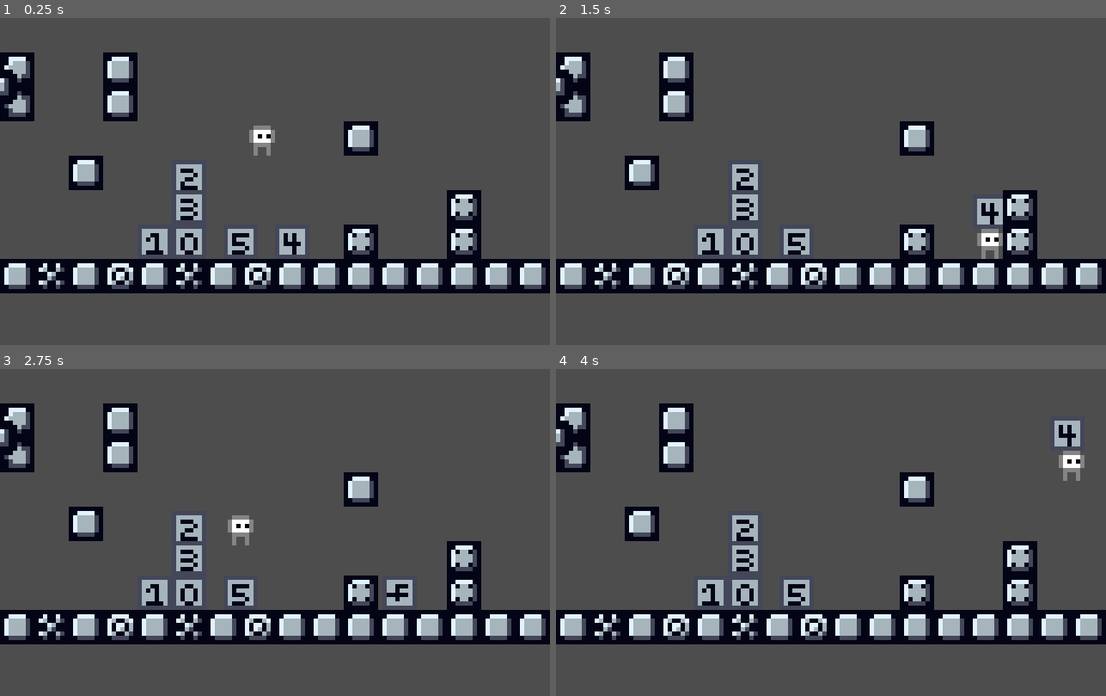
Above: before the commit, frames 1-4 (two rows, left to right).
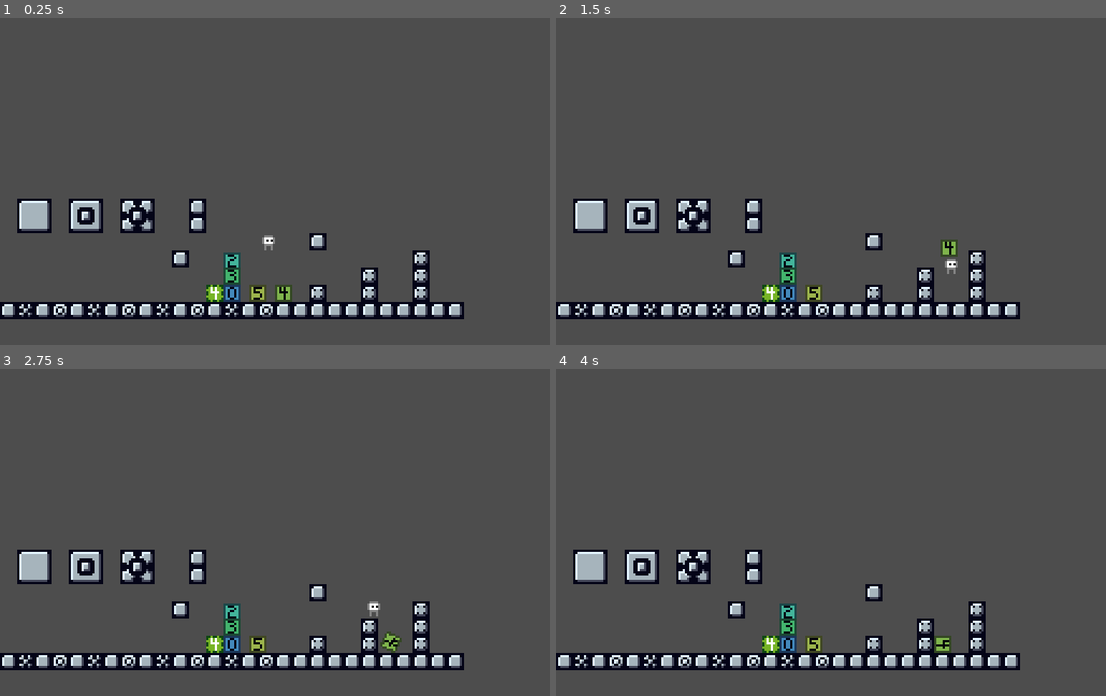
Above: after the commit, the same moments.

Repository: frznc/This-Weigh-Up
Game: Godot game, scene res://scenes/world.tscn
The game is run twice, just before and just after one commit, with the same random seed, the same clock (stepped at 60 frames per second) and the same inputs.
Inputs:
- Up to frame 1 (0.25 s): no input
- Up to frame 2 (1.5 s): hold D (right) from 0.53 s (still down); tap Q (drop) at 0.6 s; tap Space (jump) at 0.77, 1.07 s; tap E (pickup) at 0.8, 1.35 s
- Up to frame 3 (2.75 s): tap Space (jump) at 1.52, 1.55, 1.82 s; release D (right) at 2.03 s; hold A (left) from 2.03 s (still down); hold Space (jump) from 2.03 s (still down); tap Q (drop) at 2.3 s
- Up to frame 4 (4 s): release A (left) at 2.78 s; release Space (jump) at 2.78 s; hold D (right) from 2.78 s (still down); tap Q (drop) at 2.85 s; tap Space (jump) at 3.02, 3.32 s; tap E (pickup) at 3.05, 3.6 s; hold Space (jump) from 3.53 s (still down)

The runs differ from the first frame. In frame 1, 24% of the frame differs, in the area x 0-100%, y 10-93%; in frame 2, 24%; in frame 3, 23%; in frame 4, 23%.

Commit message:
8/17 1:36 PM
Negative weights, new weight sprites, etc

Diff:
--- a/objects/weight.tscn
+++ b/objects/weight.tscn
@@ -12,6 +12,7 @@
 [node name="weight" type="RigidBody2D"]
 collision_layer = 6
 collision_mask = 5
+mass = 5.0
 gravity_scale = 0.5
 can_sleep = false
 script = ExtResource("1_f2gmg")
--- a/project.godot
+++ b/project.godot
@@ -25,7 +25,6 @@
 window/size/viewport_height=224
 window/size/mode=2
 window/stretch/mode="viewport"
-window/stretch/scale=2.0
 
 [input]
 
@@ -50,11 +49,13 @@
 pickup={
 "deadzone": 0.5,
 "events": [Object(InputEventKey,"resource_local_to_scene":false,"resource_name":"","device":-1,"window_id":0,"alt_press …(192 unchanged characters)…
+, Object(InputEventKey,"resource_local_to_scene":false,"resource_name":"","device":-1,"window_id":0,"alt_pressed":false,"shift_pressed":false,"ctrl_pressed":false,"meta_pressed":false,"pressed":false,"keycode":0,"physical_keycode":90,"key_label":0,"unicode":122,"location":0,"echo":false,"script":null)
 ]
 }
 drop={
 "deadzone": 0.5,
 "events": [Object(InputEventKey,"resource_local_to_scene":false,"resource_name":"","device":-1,"window_id":0,"alt_press …(192 unchanged characters)…
+, Object(InputEventKey,"resource_local_to_scene":false,"resource_name":"","device":-1,"window_id":0,"alt_pressed":false,"shift_pressed":false,"ctrl_pressed":false,"meta_pressed":false,"pressed":false,"keycode":0,"physical_keycode":88,"key_label":0,"unicode":120,"location":0,"echo":false,"script":null)
 ]
 }
 f1={
--- a/scenes/player.tscn
+++ b/scenes/player.tscn
@@ -78,6 +78,7 @@
 
 [node name="camera" type="Camera2D" parent="."]
 top_level = true
+offset = Vector2(0, -20)
 
 [node name="CanvasLayer" type="CanvasLayer" parent="camera"]
 visible = false
--- a/scenes/weight_stack.tscn
+++ b/scenes/weight_stack.tscn
@@ -1,6 +1,6 @@
 [gd_scene load_steps=3 format=3 uid="uid://vuoix1uxx63"]
 
-[ext_resource type="Script" path="res://weight_stack.gd" id="1_jhdfp"]
+[ext_resource type="Script" path="res://scripts/weight_stack.gd" id="1_jhdfp"]
 [ext_resource type="SpriteFrames" uid="uid://chthrt50ci2b0" path="res://textures/weight_spriteframes.tres" id="2_sgvsk"]
 
 [node name="weight_stack" type="Node2D"]
--- a/scenes/world.tscn
+++ b/scenes/world.tscn
@@ -17,10 +17,11 @@
 
 [node name="weight2" parent="." instance=ExtResource("3_svj6x")]
 position = Vector2(-20, -4)
+weight_value = 0
 
 [node name="weight3" parent="." instance=ExtResource("3_svj6x")]
 position = Vector2(-28, -4)
-weight_value = 1
+weight_value = -4
 
 [node name="weight4" parent="." instance=ExtResource("3_svj6x")]
 position = Vector2(-20, -28)
--- a/scripts/player.gd
+++ b/scripts/player.gd
@@ -1,10 +1,13 @@
 extends CharacterBody2D
 
-const def_speed = 80.0 # unchanging base speed
-const def_jump_velocity = -175.0 # unchanging base jump vel
+const DEF_SPEED = 80.0 # unchanging base speed
+const DEF_JUMP_VELOCITY = -175.0 # unchanging base jump vel
 
 var speed = 80.0
 var jump_velocity = -175.0
+
+var coyote_time = 0.06
+var jump_available = true
 
 var weight = 0
 var weight_mult = 4 # Amount weight impacts jump height and speed.
@@ -16,12 +19,11 @@
 func _ready() -> void:
 	refresh_collisionshape()
 
+
 func _physics_process(delta: float) -> void:
-
 	run_physics(delta)
 
-
-	# Drop weights
+	## Drop weights
 	if Input.is_action_just_pressed("drop") and Global.held_weights != []:
 		var top_weight = Global.held_weights.size() - 1 # Get the position of the top weight
 		var weight_to_drop = Global.held_weights.pop_at(top_weight) # Get value of top weight
@@ -29,7 +31,8 @@
 		var weight_to_spawn = weight_to_drop # we will re-spawn the weight that is being dropped :)
 		Global.held_weights.remove_at(top_weight) # Remove weight from array.
 		update_weight()
-	## weight is now removed from the player. lets place it back to the world!
+
+		## Weight is now removed from the player. Place it back to the world
 		var instance = weight_obj.instantiate() # Create new weight object
 		instance.weight_value = str(weight_to_spawn) # Set the weight
 		instance.position = position + Vector2(0,0) # Set position to player's position (plus an offset if needed)
@@ -43,10 +46,17 @@
 
 
 func run_physics(delta):
-	if not is_on_floor(): # Gravity
+	# Gravity
+	if not is_on_floor():
+		if jump_available:
+			get_tree().create_timer(coyote_time).timeout.connect(coyote_timeout)
 		velocity += get_gravity() * delta
+	else:
+		jump_available = true
 
-	if Input.is_action_pressed("jump") and is_on_floor(): # Jumping
+	# Jumping
+	if Input.is_action_pressed("jump") and jump_available:
+		jump_available = false
 		velocity.y = jump_velocity
 
 	var direction := Input.get_axis("left", "right") # Movement
@@ -54,14 +64,22 @@
 	else: velocity.x = move_toward(velocity.x, 0, speed)
 
 
+func coyote_timeout():
+	jump_available = false
+
+
 func update_weight(): # Update current player weight based on the 'inventory'
 	weight = 0
-	jump_velocity = def_jump_velocity
-	speed = def_speed
-	for x in Global.held_weights:
-		weight += int(x)
+	jump_velocity = DEF_JUMP_VELOCITY
+	speed = DEF_SPEED
+	for x : int in Global.held_weights:
+		# For negative weights: convert frame number back to weight value
+		if x > 9:
+			x = (x - 10) * -1
+		weight += x
 	jump_velocity += (weight *  weight_mult)
 	speed -= (weight * weight_mult)
+
 
 func add_to_weightstack(weight): # Called when picking up a weight. Creates the visual
 	var instance = weightstack_obj.instantiate()
@@ -69,6 +87,7 @@
 	instance.id = Global.held_weights.size() # if weights ID is larger than the size of the stack array, it shouldnt exist!
 	get_parent().add_child(instance)
 	refresh_collisionshape()
+
 
 func refresh_collisionshape(): # Sets the player collision based on the stack height.
 	$CollisionShape2D.shape.extents = Vector2(3,3) # default
@@ -79,7 +98,6 @@
 		$CollisionShape2D.shape.extents += Vector2(0,4)
 
 
-
 func debug(): # Debug
 	if Input.is_action_just_pressed("f1"):
 		$camera/CanvasLayer.visible = !$camera/CanvasLayer.visible
--- a/scripts/weight.gd
+++ b/scripts/weight.gd
@@ -1,11 +1,14 @@
 extends RigidBody2D
 
 var player_inside = false
-@export_range(0,5) var weight_value = 0
+@export_range(-9,9) var weight_value : int = 0
 
 @onready var player = get_tree().current_scene.get_node("player")
 
 func _ready() -> void:
+	# Value is negative, change it to the correct frame
+	if (weight_value < 0):
+		weight_value = abs(weight_value) + 10
 	$sprite.frame = int(weight_value)
 
 
--- a/textures/weight_spriteframes.tres
+++ b/textures/weight_spriteframes.tres
@@ -26,6 +26,62 @@
 atlas = ExtResource("1_il6hv")
 region = Rect2(40, 0, 8, 8)
 
+[sub_resource type="AtlasTexture" id="AtlasTexture_bct56"]
+atlas = ExtResource("1_il6hv")
+region = Rect2(48, 0, 8, 8)
+
+[sub_resource type="AtlasTexture" id="AtlasTexture_kcidj"]
+atlas = ExtResource("1_il6hv")
+region = Rect2(56, 0, 8, 8)
+
+[sub_resource type="AtlasTexture" id="AtlasTexture_qirfu"]
+atlas = ExtResource("1_il6hv")
+region = Rect2(64, 0, 8, 8)
+
+[sub_resource type="AtlasTexture" id="AtlasTexture_kn8y1"]
+atlas = ExtResource("1_il6hv")
+region = Rect2(72, 0, 8, 8)
+
+[sub_resource type="AtlasTexture" id="AtlasTexture_t6xuo"]
+atlas = ExtResource("1_il6hv")
+region = Rect2(0, 8, 8, 8)
+
+[sub_resource type="AtlasTexture" id="AtlasTexture_6m6f6"]
+atlas = ExtResource("1_il6hv")
+region = Rect2(8, 8, 8, 8)
+
+[sub_resource type="AtlasTexture" id="AtlasTexture_s78kj"]
+atlas = ExtResource("1_il6hv")
+region = Rect2(16, 8, 8, 8)
+
+[sub_resource type="AtlasTexture" id="AtlasTexture_ly4cd"]
+atlas = ExtResource("1_il6hv")
+region = Rect2(24, 8, 8, 8)
+
+[sub_resource type="AtlasTexture" id="AtlasTexture_y268i"]
+atlas = ExtResource("1_il6hv")
+region = Rect2(32, 8, 8, 8)
+
+[sub_resource type="AtlasTexture" id="AtlasTexture_nwhlr"]
+atlas = ExtResource("1_il6hv")
+region = Rect2(40, 8, 8, 8)
+
+[sub_resource type="AtlasTexture" id="AtlasTexture_sed18"]
+atlas = ExtResource("1_il6hv")
+region = Rect2(48, 8, 8, 8)
+
+[sub_resource type="AtlasTexture" id="AtlasTexture_g47qb"]
+atlas = ExtResource("1_il6hv")
+region = Rect2(56, 8, 8, 8)
+
+[sub_resource type="AtlasTexture" id="AtlasTexture_e4ta0"]
+atlas = ExtResource("1_il6hv")
+region = Rect2(64, 8, 8, 8)
+
+[sub_resource type="AtlasTexture" id="AtlasTexture_7wca7"]
+atlas = ExtResource("1_il6hv")
+region = Rect2(72, 8, 8, 8)
+
 [resource]
 animations = [{
 "frames": [{
@@ -46,6 +102,48 @@
 }, {
 "duration": 1.0,
 "texture": SubResource("AtlasTexture_srhe5")
+}, {
+"duration": 1.0,
+"texture": SubResource("AtlasTexture_bct56")
+}, {
+"duration": 1.0,
+"texture": SubResource("AtlasTexture_kcidj")
+}, {
+"duration": 1.0,
+"texture": SubResource("AtlasTexture_qirfu")
+}, {
+"duration": 1.0,
+"texture": SubResource("AtlasTexture_kn8y1")
+}, {
+"duration": 1.0,
+"texture": SubResource("AtlasTexture_t6xuo")
+}, {
+"duration": 1.0,
+"texture": SubResource("AtlasTexture_6m6f6")
+}, {
+"duration": 1.0,
+"texture": SubResource("AtlasTexture_s78kj")
+}, {
+"duration": 1.0,
+"texture": SubResource("AtlasTexture_ly4cd")
+}, {
+"duration": 1.0,
+"texture": SubResource("AtlasTexture_y268i")
+}, {
+"duration": 1.0,
+"texture": SubResource("AtlasTexture_nwhlr")
+}, {
+"duration": 1.0,
+"texture": SubResource("AtlasTexture_sed18")
+}, {
+"duration": 1.0,
+"texture": SubResource("AtlasTexture_g47qb")
+}, {
+"duration": 1.0,
+"texture": SubResource("AtlasTexture_e4ta0")
+}, {
+"duration": 1.0,
+"texture": SubResource("AtlasTexture_7wca7")
 }],
 "loop": true,
 "name": &"default",
Renamed: weight_stack.gd -> scripts/weight_stack.gd
Not shown: 1 places in textures/weight_spriteframes.tres that only renumber resources
Binary file added: textures/weights.ase
Binary file changed: textures/weights.png
